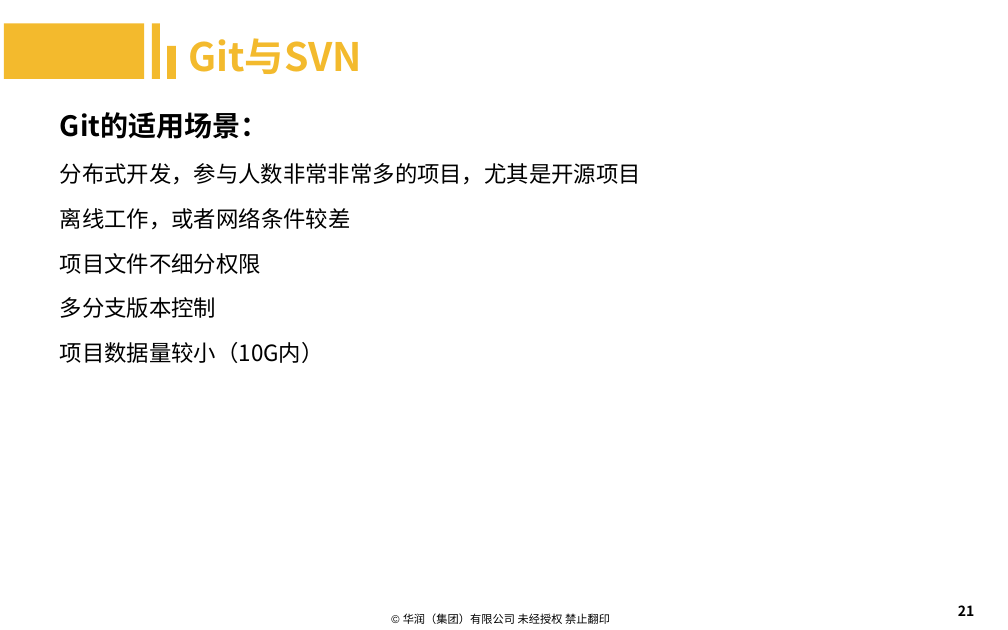
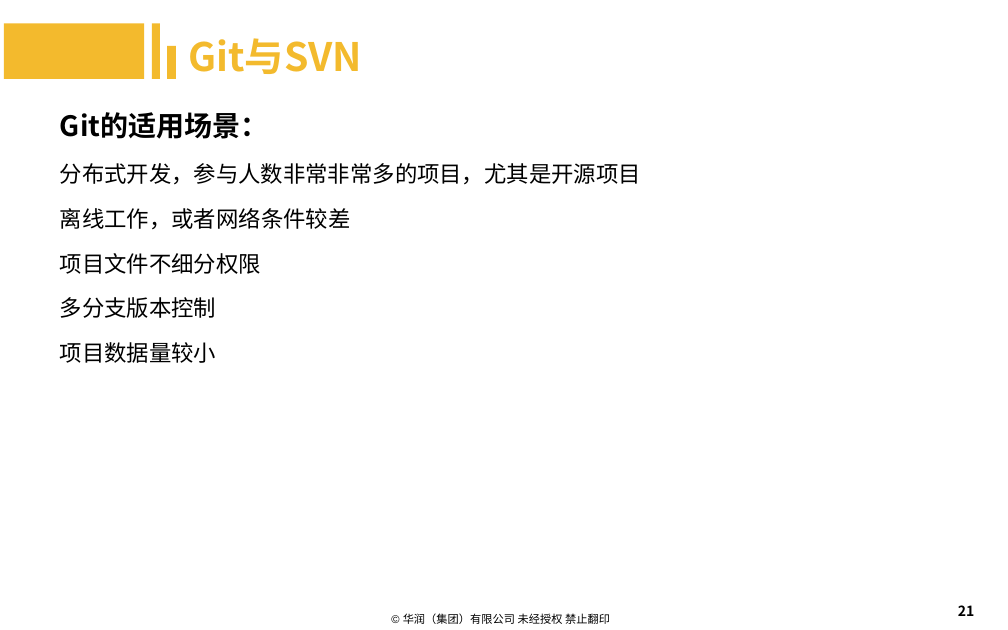
Before and after one commit to machenzhao/git-present, a slide deck: slide 21 of Git.pptx. Drawn at 1008x630 pixels with LibreOffice and Linux fonts; fonts in the diff are those of the drawing; background and template pictures are left out. Boxes give left, top, right and bottom in pixels: in the first picture for what was removed or moved away, otherwise in the second. Text is boxed around its words. In the diff, an @@ line names an element or a change of style, - is before the commit and + after.

```diff
--- a/Git.pptx
+++ b/Git.pptx
@@ text at (60,342,216,363): text changed @@
-项目数据量较小（10G内）
+项目数据量较小
```
Also in this commit, not shown: 10 other slides changed, 12 slides added, 3 slides removed, 1 other file.
